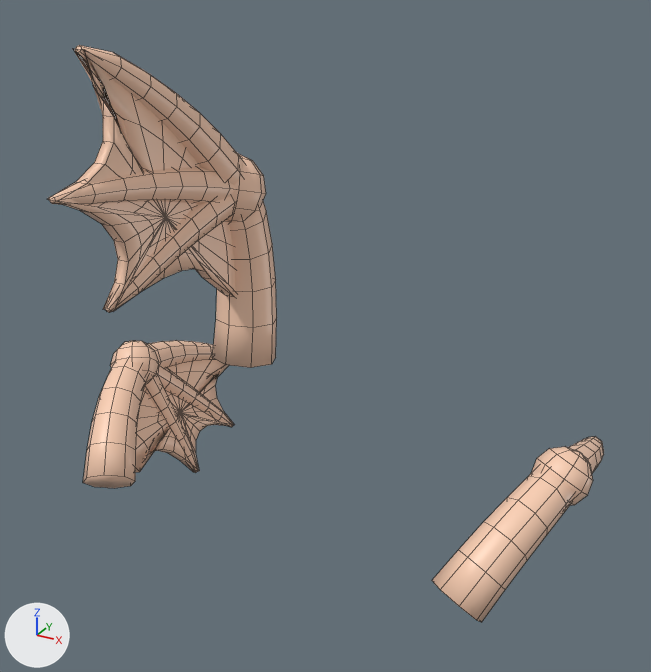
The FBX model Assets/RunRunSimulator/Resources/Models/MoriMochi/Parts/MonchiPart_Cometitas.fbx, before and after one commit.
Both versions are drawn from a 50 mm camera at (1.034, -1.631, 2.059) aimed at (0.088, 0.089, 1.199). Lighting does not change. The marker at lower left points along +X, +Y and +Z. The first picture is the older version. Mesh edges are drawn as thin lines. Where no turn or scale is listed for an object, it has been applied to the vertices. Vertices at exactly the same position are counted once.

Objects in the first picture: 'Back_Cometitas'.
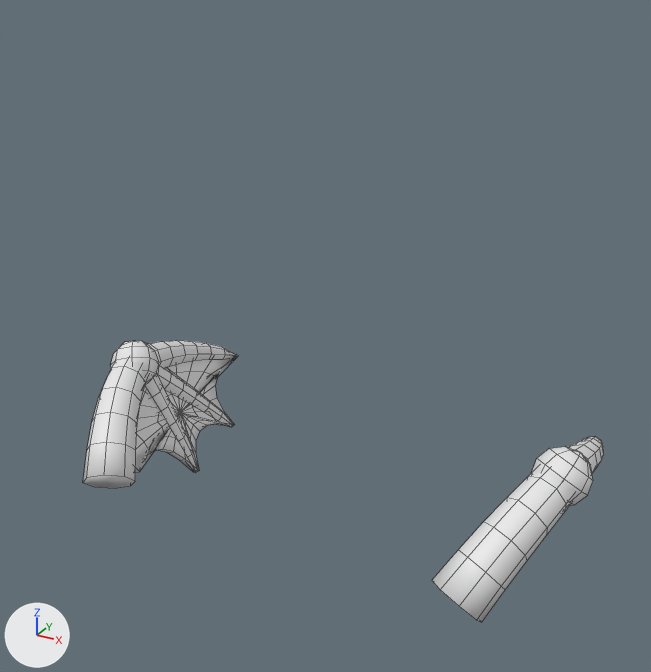
Edits to the bpy script that builds the scene:
```text
Change mat_back_cometitas_mat:
    mat_back_cometitas_mat.base_color: (0.95, 0.62, 0.45) -> (0.8, 0.8, 0.8)  # beige #f9ceb3 -> white #e7e7e7
Change me_back_cometitas:
    used by ob_back_cometitas; location = (0.0, 0.0, 0.0)
    remove me_back_cometitas.from_pydata(...)  # 1414 vertices, 1407 faces; spans x -0.713..0.713, y -0.633..0.726, z 0.51..1.91
    add me_back_cometitas.from_pydata(...)  # 944 vertices, 938 faces; spans x -0.713..0.713, y -0.118..0.726, z 0.51..0.967
    me_back_cometitas part 1: 6 loose pieces with 470 vertices, spanning x -0.072..0.072, y -0.633..-0.041, z 1.198..1.91, are deleted
```

Boxes (x1, y1, x2, y2) around the edits, measured in the pictures (651 x 672 px):
'Back_Cometitas', recoloured, reshaped (beige to white, 6% narrower, 51% shorter)
    before: (48, 45, 604, 622)
    after: (83, 340, 604, 622)
part 1 of me_back_cometitas, deleted (beige)
    before: (48, 45, 277, 368)
